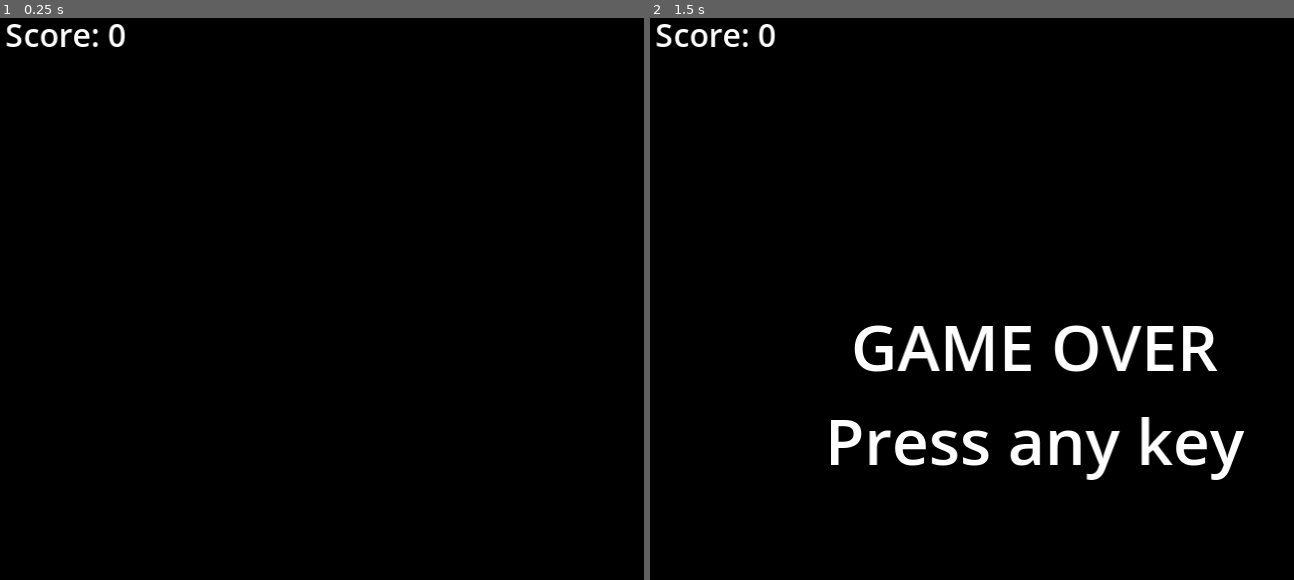
Above: before the commit, frames 1-2 (left to right).
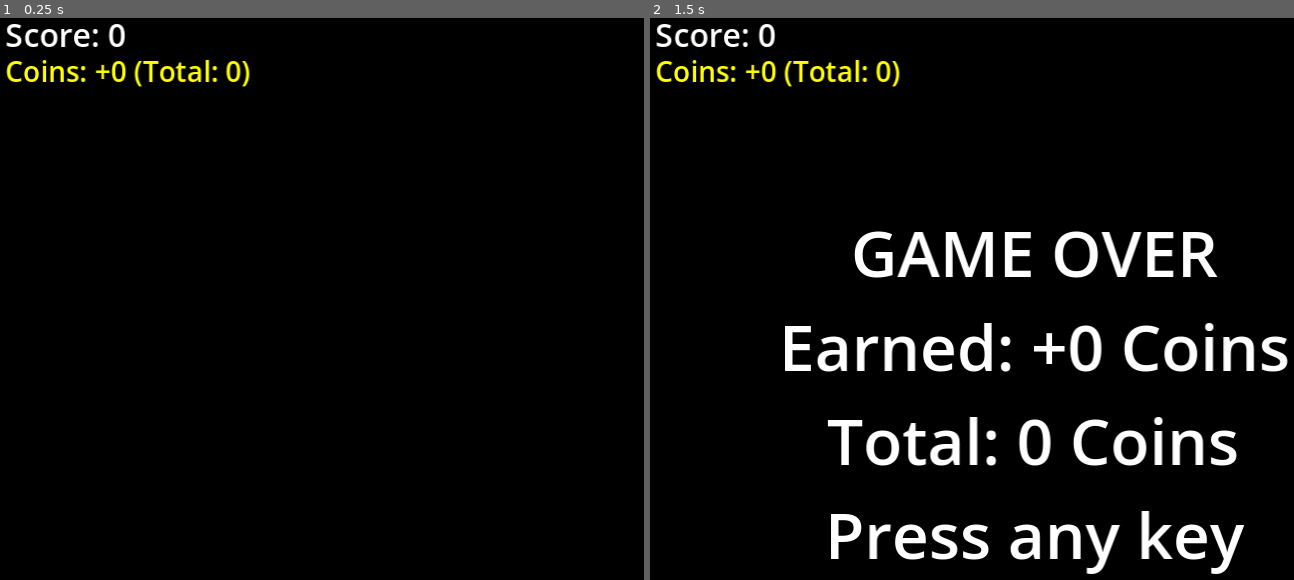
Above: after the commit, the same moments.

Repository: EiJackGH/snake-game
Game: Godot game, scene res://scenes/Main.tscn
Same seed, same stepped clock (60 frames per second), same inputs: the game is played once before the commit and once after it.
Inputs:
- Up to frame 1 (0.25 s): no input
- Up to frame 2 (1.5 s): tap Enter at 0.5 s; hold Up (move_up) from 0.53 s (still down); tap Space at 1.25 s

The runs differ from the first frame. In frame 1, 0.6% of the frame differs, in the area x 0-39%, y 7-13%; in frame 2, 10%, in the area x 0-100%, y 7-99%.

Commit message:
Add coin earning and persistence system to Snake Game
- Defined coin-related variables (run earned coins, total lifetime coins, physical coin position, and UI label).
- Implemented load_coins() and save_coins() to persist lifetime coins to "user://coins.save" using Godot 4 JSON / FileAccess.
- Created spawn_coin() to randomly spawn physical coins, checking for overlaps with snake body, food, or power-ups.
- Awarded passive coins (1 standard, 2 on DOUBLE_POINTS) when food is eaten, with a 50% chance to spawn a physical coin.
- Awarded bonus coins (5 standard, 10 on DOUBLE_POINTS) when physical coins are collected.
- Updated _draw() to render physical coins as a gold circle.
- Adjusted UI layouts to show score, earned run coins, lifetime coins, and active power-ups without overlap.
- Updated end_game() to commit and persist coins, displaying detailed statistics on the Game Over screen.
- Updated restart_game() to reset current run coins.

Co-authored-by: aidasofialily-cmd <247843425+aidasofialily-cmd@users.noreply.github.com>

Diff:
--- a/scripts/Main.gd
+++ b/scripts/Main.gd
@@ -10,6 +10,12 @@
 var food_pos = Vector2(10, 10)
 var score = 0
 var game_over = false
+
+# Coin System Definitions
+var coin_pos = Vector2(-1, -1)
+var coins_earned = 0
+var total_coins = 0
+var coins_label: Label
 
 # Power-up Definitions
 enum PowerUpType { NONE, SLOW, DOUBLE_POINTS, SHRINK }
@@ -29,12 +35,40 @@
 @onready var game_over_label = $CanvasLayer/GameOverLabel
 var power_up_label: Label
 
+const COINS_SAVE_PATH = "user://coins.save"
+
+func save_coins():
+	var file = FileAccess.open(COINS_SAVE_PATH, FileAccess.WRITE)
+	if file:
+		file.store_line(JSON.stringify({"total_coins": total_coins}))
+		file.close()
+
+func load_coins():
+	if FileAccess.file_exists(COINS_SAVE_PATH):
+		var file = FileAccess.open(COINS_SAVE_PATH, FileAccess.READ)
+		if file:
+			var content = file.get_as_text()
+			file.close()
+			var json = JSON.new()
+			if json.parse(content) == OK:
+				var data = json.get_data()
+				if typeof(data) == TYPE_DICTIONARY and data.has("total_coins"):
+					total_coins = int(data["total_coins"])
+
 func _ready():
 	randomize()
+	load_coins()
+
+	coins_label = Label.new()
+	coins_label.name = "CoinsLabel"
+	coins_label.position = Vector2(10, 30)
+	coins_label.add_theme_font_size_override("font_size", 14)
+	coins_label.add_theme_color_override("font_color", Color.YELLOW)
+	$CanvasLayer.add_child(coins_label)
 
 	power_up_label = Label.new()
 	power_up_label.name = "PowerUpLabel"
-	power_up_label.position = Vector2(10, 30)
+	power_up_label.position = Vector2(10, 50)
 	# Set a slightly smaller font size or custom styling if desired
 	power_up_label.add_theme_font_size_override("font_size", 14)
 	$CanvasLayer.add_child(power_up_label)
@@ -80,12 +114,27 @@
 		# Double points if DOUBLE_POINTS is active
 		var points_to_add = 2 if active_power_up == PowerUpType.DOUBLE_POINTS else 1
 		score += points_to_add
+
+		# Award 1 coin (or 2 if DOUBLE_POINTS is active) for eating food
+		var base_coins = 2 if active_power_up == PowerUpType.DOUBLE_POINTS else 1
+		coins_earned += base_coins
+
 		update_ui()
 		spawn_food()
+		# Try spawning a physical coin (50% chance)
+		if randf() <= 0.5:
+			spawn_coin()
 		# Try spawning a power-up when food is eaten
 		spawn_power_up()
 	else:
 		snake.pop_back()
+
+	# Check coin collision
+	if coin_pos != Vector2(-1, -1) and new_head == coin_pos:
+		var bonus_coins = 10 if active_power_up == PowerUpType.DOUBLE_POINTS else 5
+		coins_earned += bonus_coins
+		coin_pos = Vector2(-1, -1)
+		update_ui()
 
 	# Check power-up collision
 	if power_up_type != PowerUpType.NONE and new_head == power_up_pos:
@@ -113,7 +162,17 @@
 func spawn_food():
 	while true:
 		food_pos = Vector2(randi() % GRID_WIDTH, randi() % GRID_HEIGHT)
-		if not food_pos in snake and food_pos != power_up_pos:
+		if not food_pos in snake and food_pos != power_up_pos and food_pos != coin_pos:
+			break
+
+func spawn_coin():
+	if coin_pos != Vector2(-1, -1):
+		return # Coin already exists on screen
+
+	while true:
+		var candidate = Vector2(randi() % GRID_WIDTH, randi() % GRID_HEIGHT)
+		if not candidate in snake and candidate != food_pos and candidate != power_up_pos:
+			coin_pos = candidate
 			break
 
 func spawn_power_up():
@@ -162,6 +221,8 @@
 
 func update_ui():
 	score_label.text = "Score: %d" % score
+	if coins_label:
+		coins_label.text = "Coins: +%d (Total: %d)" % [coins_earned, total_coins]
 	if power_up_label:
 		if active_power_up != PowerUpType.NONE:
 			var name_str = ""
@@ -184,6 +245,13 @@
 func end_game():
 	game_over = true
 	timer.stop()
+
+	# Commit earned coins to total_coins and save
+	total_coins += coins_earned
+	save_coins()
+
+	# Update GameOverLabel to show earned and total coins
+	game_over_label.text = "GAME OVER\nEarned: +%d Coins\nTotal: %d Coins\nPress any key" % [coins_earned, total_coins]
 	game_over_label.show()
 
 func restart_game():
@@ -194,6 +262,10 @@
 	game_over = false
 	game_over_label.hide()
 
+	# Reset coin states
+	coins_earned = 0
+	coin_pos = Vector2(-1, -1)
+
 	# Reset power-up states
 	power_up_type = PowerUpType.NONE
 	power_up_pos = Vector2(-1, -1)
@@ -210,6 +282,15 @@
 func _draw():
 	# Draw food
 	draw_rect(Rect2(food_pos * GRID_SIZE, Vector2(GRID_SIZE, GRID_SIZE)), Color.RED)
+
+	# Draw physical coin if active
+	if coin_pos != Vector2(-1, -1):
+		var center = coin_pos * GRID_SIZE + Vector2(GRID_SIZE / 2.0, GRID_SIZE / 2.0)
+		var radius = GRID_SIZE / 2.0 - 2.0
+		# Gold outer circle
+		draw_circle(center, radius, Color.GOLD)
+		# Inner shiny circle/dot
+		draw_circle(center, radius / 2.0, Color.YELLOW)
 
 	# Draw power-up
 	if power_up_type != PowerUpType.NONE:
